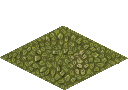
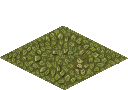
Layered file, before and after one edit (128 × 90). Changes by layer:
painted on "Layer 1" over (70, 51, 88, 74)
